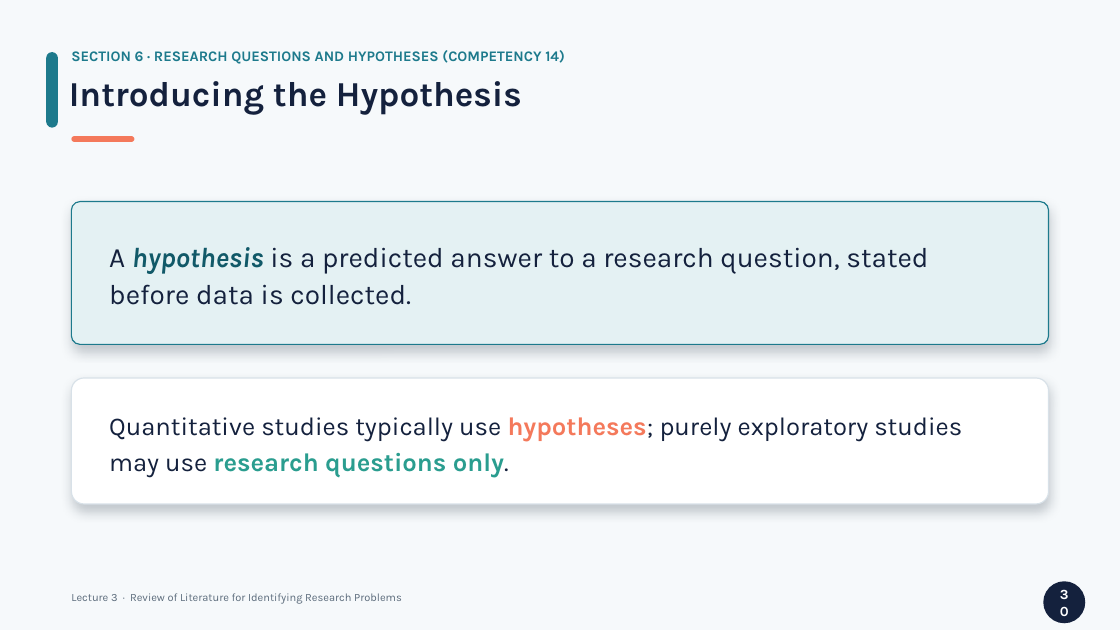
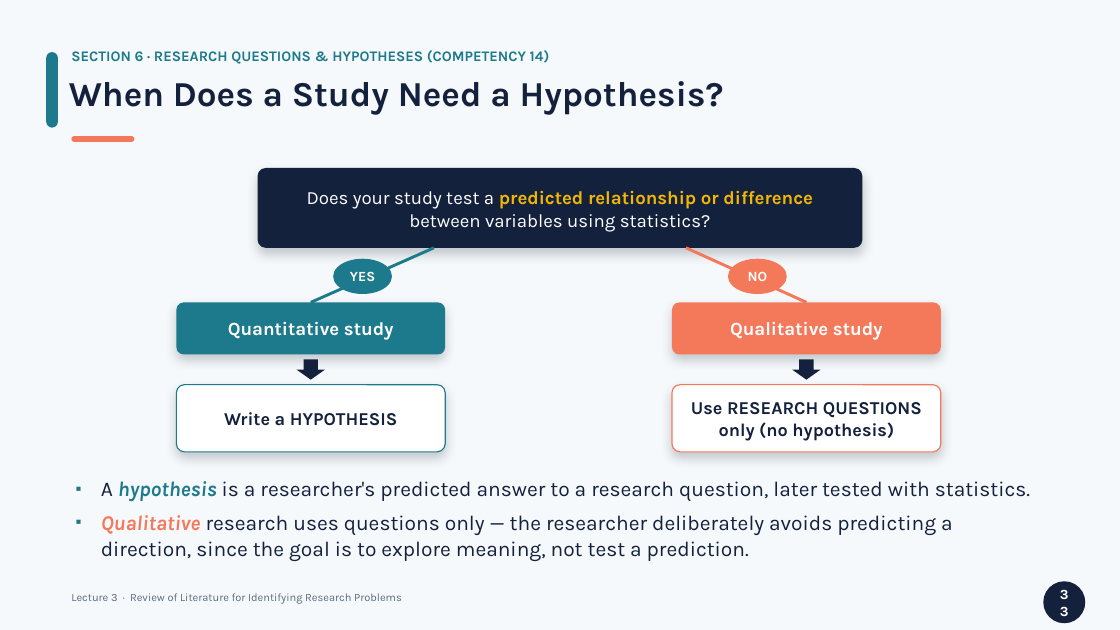
Before and after one commit to lestojas/physics, a slide deck: slide 33 of Lecture3-Review-of-Literature.pptx (slide 30 before the commit). Drawn at 1120x630 pixels with LibreOffice and Linux fonts; fonts in the diff are those of the drawing. Boxes give left, top, right and bottom in pixels: in the first picture for what was removed or moved away, otherwise in the second. Text is boxed around its words. In the diff, an @@ line names an element or a change of style, - is before the commit and + after.

```diff
--- a/Lecture3-Review-of-Literature.pptx
+++ b/Lecture3-Review-of-Literature.pptx
@@ text at <box>71,50,550,64</box>: text changed @@
-SECTION 6 · RESEARCH QUESTIONS AND HYPOTHESES (COMPETENCY 14)
+SECTION 6 · RESEARCH QUESTIONS & HYPOTHESES (COMPETENCY 14)
@@ text at <box>69,81,724,115</box>: text changed @@
-Introducing the Hypothesis
+When Does a Study Need a Hypothesis?
@@ rounded rectangle: place and size @@
-rounded rectangle at <box>71,202,1049,344</box>
+rounded rectangle at <box>258,168,863,248</box>
@@ rounded rectangle at <box>258,168,863,248</box>: fill #E4F1F3 to #14213D; outline #1D7A8C 1 pt to none; proportions changed @@
@@ text at <box>307,191,813,232</box>: text changed; size 24 to 16 pt; text colour #14213D to #FFFFFF @@
-A hypothesis is a predicted answer to a research question, stated before data is collected.
+Does your study test a predicted relationship or difference between variables using statistics?
@@ line added from (434, 248) to (311, 302), #1D7A8C 2.5 pt @@
@@ ellipse added at <box>334,259,392,294</box>, fill #1D7A8C, 12 pt, text #FFFFFF, bold @@
+YES
@@ line added from (686, 248) to (807, 302), #F4795B 2.5 pt @@
@@ ellipse added at <box>728,259,787,294</box>, fill #F4795B, 12 pt, text #FFFFFF, bold @@
+NO
@@ rounded rectangle added at <box>176,302,445,355</box>, fill #1D7A8C, 16 pt, text #FFFFFF, bold @@
+Quantitative study
@@ rounded rectangle added at <box>672,302,941,355</box>, fill #F4795B, 16 pt, text #FFFFFF, bold @@
+Qualitative study
@@ rounded rectangle removed at <box>71,378,1049,504</box> @@
@@ rounded rectangle added at <box>176,385,445,452</box>, fill #FFFFFF, outline #1D7A8C 1 pt, 15.5 pt, text #14213D, bold @@
+Write a HYPOTHESIS
@@ down arrow added at <box>297,360,325,380</box>, fill #14213D @@
@@ rounded rectangle added at <box>672,385,941,452</box>, fill #FFFFFF, outline #F4795B 1 pt, 15.5 pt, text #14213D, bold @@
+Use RESEARCH QUESTIONS only (no hypothesis)
@@ down arrow added at <box>792,360,821,380</box>, fill #14213D @@
@@ text removed at <box>109,417,962,477</box> @@
-Quantitative studies typically use hypotheses; purely exploratory studies may use research questions only.
@@ text added at <box>101,481,1030,561</box>, 18 pt, text #14213D @@
+▪ A hypothesis is a researcher's predicted answer to a research question, later tested with statistics.
+▪ Qualitative research uses questions only — the researcher deliberately avoids predicting a direction, since the goal is to explore meaning, not test a prediction.
@@ text in ellipse at <box>1044,581,1086,623</box>: text changed @@
-30
+33
```
Also in this commit, not shown: 7 other slides changed, 28 slides added, 10 slides removed, 1 other file.
